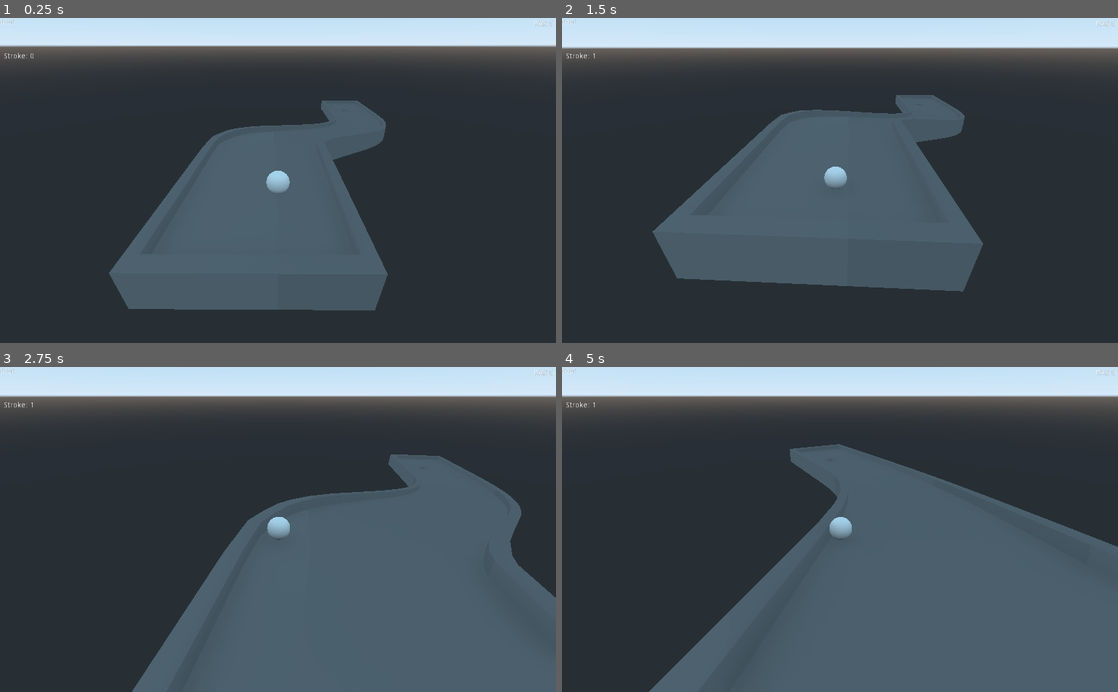
Above: before the commit, frames 1-4 (two rows, left to right).
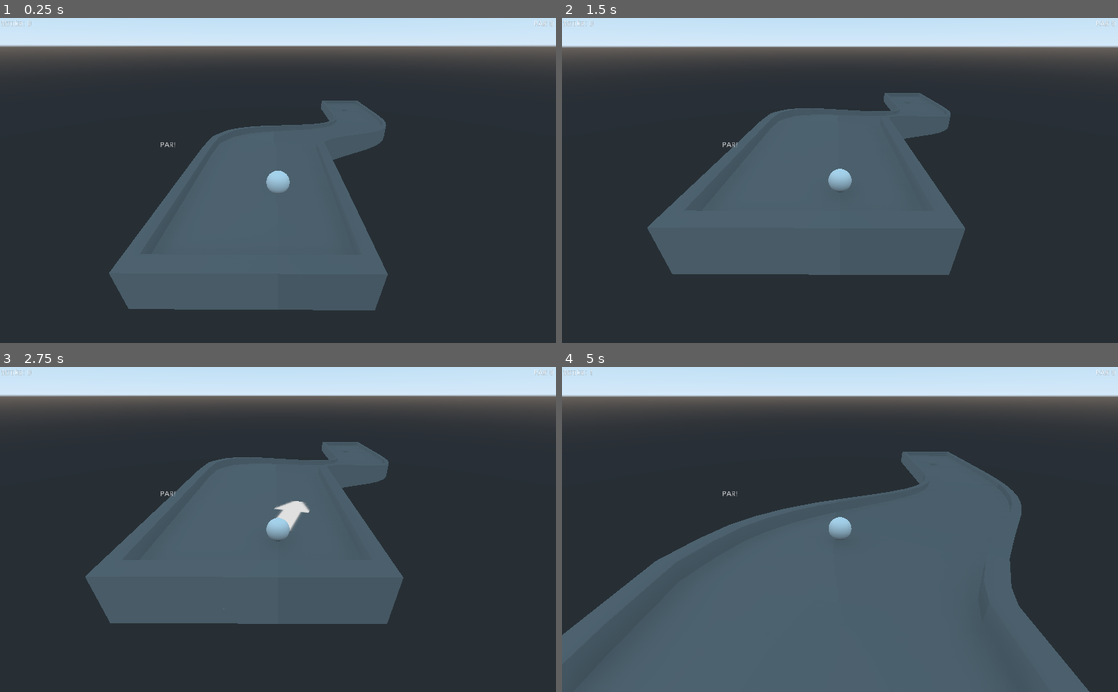
Above: after the commit, the same moments.

Repository: SlashScreen/golf
Game: Godot game, scene res://Levels/test_level.tscn
The game is run twice, just before and just after one commit, with the same random seed, the same clock (stepped at 60 frames per second) and the same inputs.
Inputs (mouse positions are in pixels of both pictures, inside the frame that each line leads up to):
- Up to frame 1 (0.25 s): no input
- Up to frame 2 (1.5 s): move the mouse to (962, 164) at 0.52 s; click (962, 164) at 0.67 s; tap Enter at 1.25 s; move the mouse to (728, 196) at 1.27 s; click (728, 196) at 1.42 s
- Up to frame 3 (2.75 s): move the mouse to (333, 458) at 2.02 s; click (333, 458) at 2.17 s
- Up to frame 4 (5 s): move the mouse to (812, 594) at 2.77 s; click (812, 594) at 2.92 s; move the mouse to (1006, 578) at 3.52 s; click (1006, 578) at 3.67 s; move the mouse to (673, 480) at 4.27 s; click (673, 480) at 4.42 s

The runs differ from the first frame. In frame 1, less than 0.1% of the frame differs, in the area x 0-32%, y 0-40%; in frame 2, 5.1%; in frame 3, 40%, in the area x 0-100%, y 0-100%; in frame 4, 23%.
Error in both runs: Invalid get index 'position' (on base: 'InputEventKey'). (res://Scripts/Arrow.gd:18)

Commit message:
Working more on HUD. Ball in hole message appears.

Diff:
--- /dev/null
+++ b/Misc/Hud_Theme.tres
@@ -0,0 +1,3 @@
+[gd_resource type="Theme" format=2]
+
+[resource]
--- a/Objects/Golf_Ball_Obj.tscn
+++ b/Objects/Golf_Ball_Obj.tscn
@@ -1,10 +1,12 @@
-[gd_scene load_steps=8 format=2]
+[gd_scene load_steps=9 format=2]
 
 [ext_resource path="res://Scripts/Golf_Ball.gd" type="Script" id=1]
 [ext_resource path="res://assets/graphics/arrow.png" type="Texture" id=2]
 [ext_resource path="res://Scripts/Arrow.gd" type="Script" id=3]
 [ext_resource path="res://Misc/default_env.tres" type="Environment" id=4]
 [ext_resource path="res://Scripts/Golf_Camera.gd" type="Script" id=5]
+
+[sub_resource type="PhysicsMaterial" id=3]
 
 [sub_resource type="SphereShape" id=1]
 radius = 0.2
@@ -15,6 +17,7 @@
 transform = Transform( 1.00089, 0, 0, 0, 1.00089, 0, 0, 0, 1.00089, 0, 0, 0 )
 
 [node name="Ball" type="RigidBody" parent="."]
+physics_material_override = SubResource( 3 )
 script = ExtResource( 1 )
 
 [node name="Spherecollider" type="CollisionShape" parent="Ball"]
--- a/Objects/HUD.tscn
+++ b/Objects/HUD.tscn
@@ -1,30 +1,33 @@
-[gd_scene load_steps=2 format=2]
+[gd_scene load_steps=3 format=2]
 
 [ext_resource path="res://Scripts/HUD.gd" type="Script" id=1]
+[ext_resource path="res://Misc/Hud_Theme.tres" type="Theme" id=2]
 
 [node name="HUD" type="Control"]
 anchor_right = 1.0
 anchor_bottom = 1.0
 script = ExtResource( 1 )
 
-[node name="RichTextLabel" type="RichTextLabel" parent="."]
-margin_top = 0.968575
-margin_right = 40.0
-margin_bottom = 40.9686
-tab_size = 12
-text = "test"
-
 [node name="Par" type="Label" parent="."]
 margin_left = 982.184
 margin_top = 3.74514
 margin_right = 1022.18
 margin_bottom = 34.7451
+theme = ExtResource( 2 )
 text = "PAR:
 "
 align = 1
 
 [node name="Stroke" type="Label" parent="."]
-margin_left = 7.0
-margin_top = 64.0
-margin_right = 105.0
-margin_bottom = 112.0
+margin_left = 2.25607
+margin_top = 3.51515
+margin_right = 100.256
+margin_bottom = 51.5152
+theme = ExtResource( 2 )
+
+[node name="Victory" type="Label" parent="."]
+margin_left = 295.467
+margin_top = 227.83
+margin_right = 698.467
+margin_bottom = 394.83
+uppercase = true
--- a/Scripts/Golf_Ball.gd
+++ b/Scripts/Golf_Ball.gd
@@ -13,7 +13,14 @@
 
 func _process(delta):
 	#TODO: make less finicky.
-	if get_linear_velocity().length() <= .01:
+	#Process:
+	#Get all the forces acting on it
+	#If the forces balance to 0 AND the length is very small
+	#THEN is still. Otherwise, it's moving
+	#Or just... is sleeping
+
+	#TODO: Stress test this
+	if is_sleeping(): #get_linear_velocity().length() <= .01:
 		STATE = "still"
 	else:
 		STATE = "moving"
--- a/Scripts/HUD.gd
+++ b/Scripts/HUD.gd
@@ -3,7 +3,7 @@
 onready var game_vars = get_node("/root/Signal_Router").gameVars
 
 func _ready():
-	pass # Replace with function body.
+	get_parent().get_node("Golf_Hole_Volume").get_node("Hole_Area").connect("ball_in_hole",self,"_on_hole")
 
 #FUNCTIONS:
 #Event ball in hole then display won text and all that
@@ -11,3 +11,26 @@
 func _process(delta): #set text
 	get_node("Stroke").set_text("Stroke: "+str(game_vars.currentScore))
 	get_node("Par").set_text("PAR "+ str(game_vars.par))
+
+func _on_hole():
+	#Set text based on score vs par relationship
+	var text = ""
+	var rel = game_vars.par-game_vars.currentScore
+	if game_vars.currentScore == 1:
+		text = "Hole in One!"
+	#I know this is quite unsightly BUT there are no switch statements...
+	elif rel < -3:
+		text = "Too Bad!"
+	elif rel == -3:
+		text = "Triple Bogey!"
+	elif rel == -2:
+		text = "Double Bogey!"
+	elif rel == -1:
+		text == "Bogey!"
+	elif rel == 0:
+		text = "Par!"
+	elif rel == 1:
+		text = "Birdie!"
+	elif rel >= 2:
+		text = "Eagle!"
+	get_node("Victory").set_text(text)
